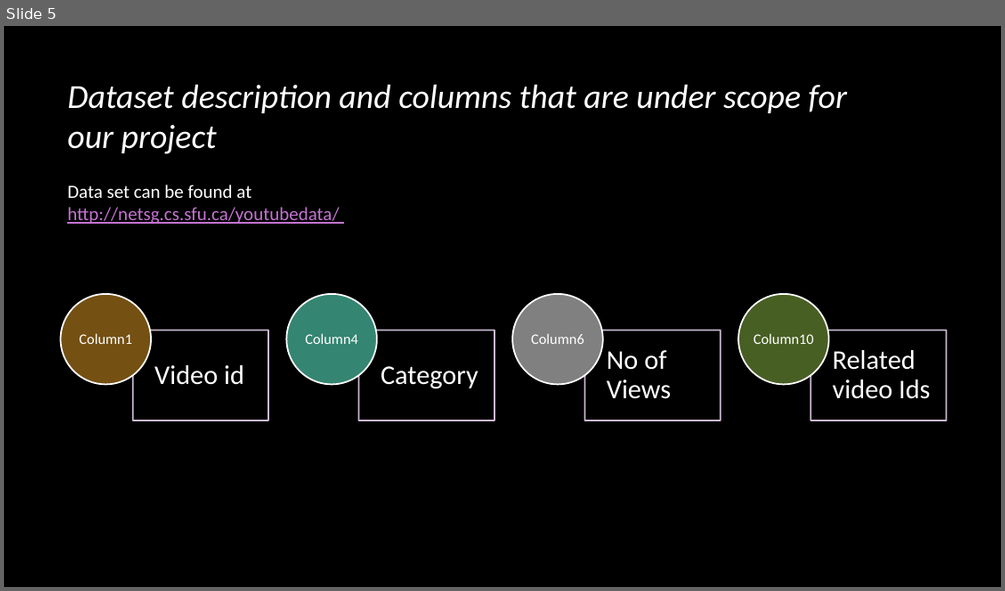
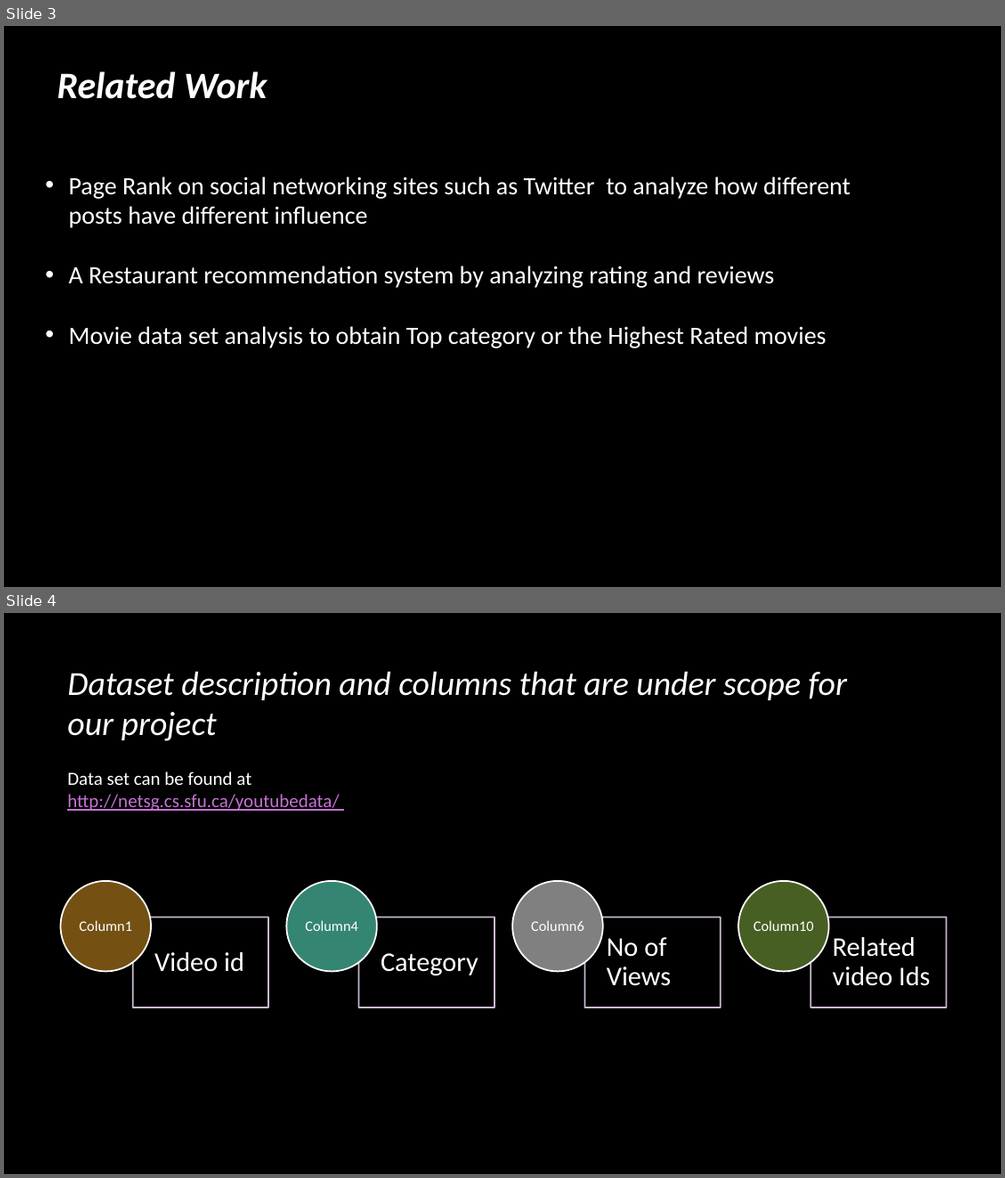
Before and after one commit to EvanGrill/CS436_Big_Data_Systems, a slide deck: doc/Bigdataproposal.pptx. Shown one above the other, each under a label of ours: slide 5 before the commit, slides 3 and 4 after it. The pictures are 1005x591 and 1005x1178 pixels, drawn with LibreOffice and Linux fonts; fonts in the diff are those of the drawing; background and template pictures are left out. Boxes give left, top, right and bottom in pixels: in the first picture for what was removed or moved away, otherwise in the second. Text is boxed around its words. In the diff, an @@ line names an element or a change of style, - is before the commit and + after.

```diff
--- a/doc/Bigdataproposal.pptx
+++ b/doc/Bigdataproposal.pptx
@@ slide 3 added at [4, 26, 1001, 587], background picture (left out) @@
@@ title added at [57, 71, 267, 99], 36 pt, text #FFFFFF, bold, italic @@
+Related Work
@@ text added at [69, 176, 850, 348], 24 pt, text #FFFFFF @@
+• Page Rank on social networking sites such as Twitter to analyze how different posts have different influence
+• A Restaurant recommendation system by analyzing rating and reviews
+• Movie data set analysis to obtain Top category or the Highest Rated movies
@@ what was slide 5 is now slide 4 @@
```
Also in this commit, not shown: 6 slides changed, 2 slides removed, 1 other file.
